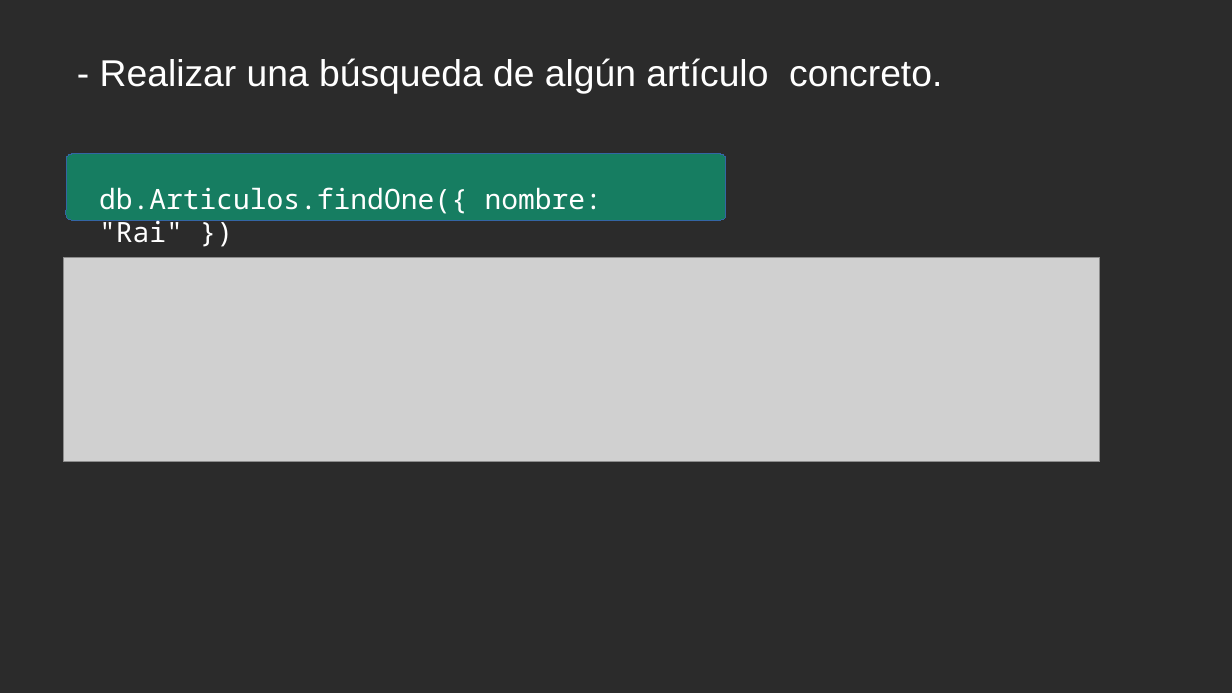
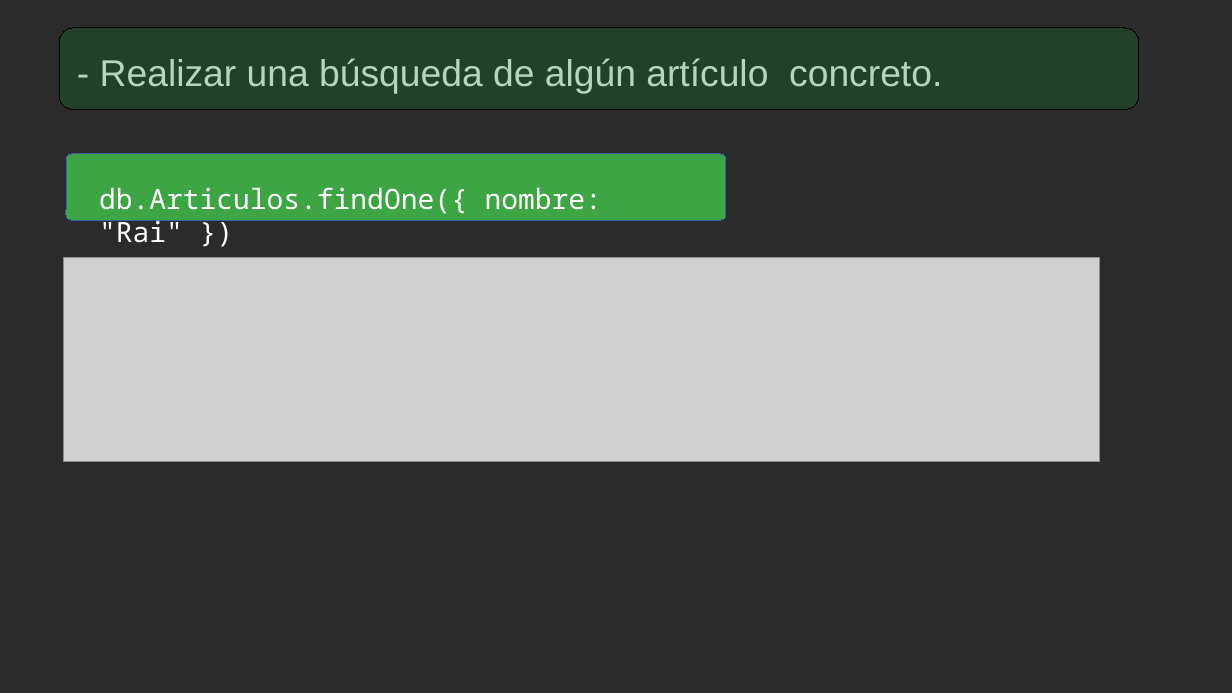
Before and after one commit to gineeesss/BBDD, a slide deck: slide 13 of 3 Trimestre/mongoDb/Ginés_bbddNoSQL.odp (slide 11 before the commit). Drawn at 1232x693 pixels with LibreOffice and Linux fonts; fonts in the diff are those of the drawing; grey boxes stand for pictures; background and template pictures are left out; a plain dark background stands for a picture behind light text. Boxes give left, top, right and bottom in pixels: in the first picture for what was removed or moved away, otherwise in the second. Text is boxed around its words. In the diff, an @@ line names an element or a change of style, - is before the commit and + after.

```diff
--- a/3 Trimestre/mongoDb/Ginés_bbddNoSQL.odp
+++ b/3 Trimestre/mongoDb/Ginés_bbddNoSQL.odp
@@ rounded rectangle added at bbox=[59, 28, 1139, 110], fill #127622 at 30% opacity, outline #000000 0 pt @@
@@ rounded rectangle at bbox=[66, 154, 727, 220]: fill #158466 at 93% opacity to #3FAF46 at 93% opacity @@
```
Also in this commit, not shown: 7 other slides changed, 4 slides added, 2 slides removed, 2 other files.
